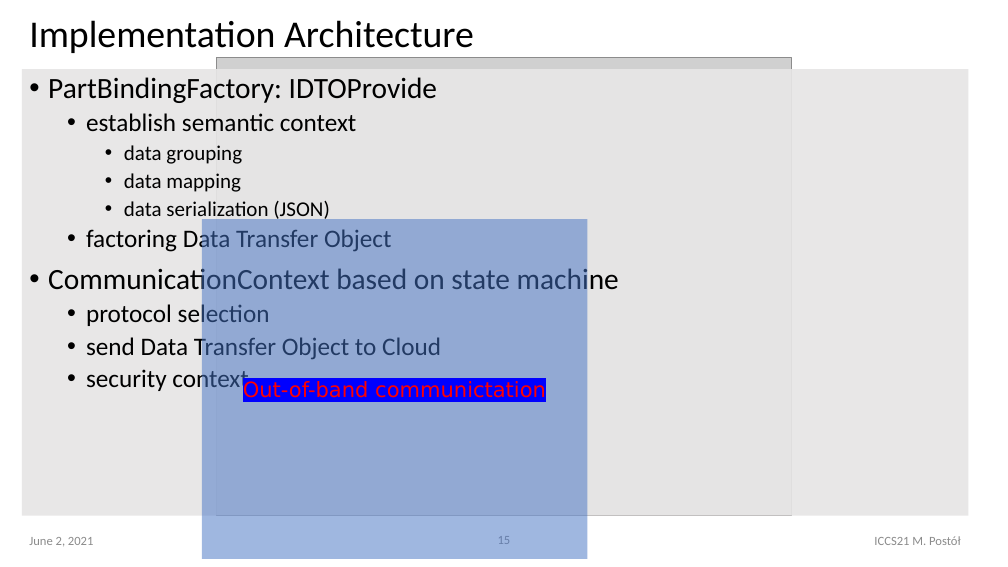
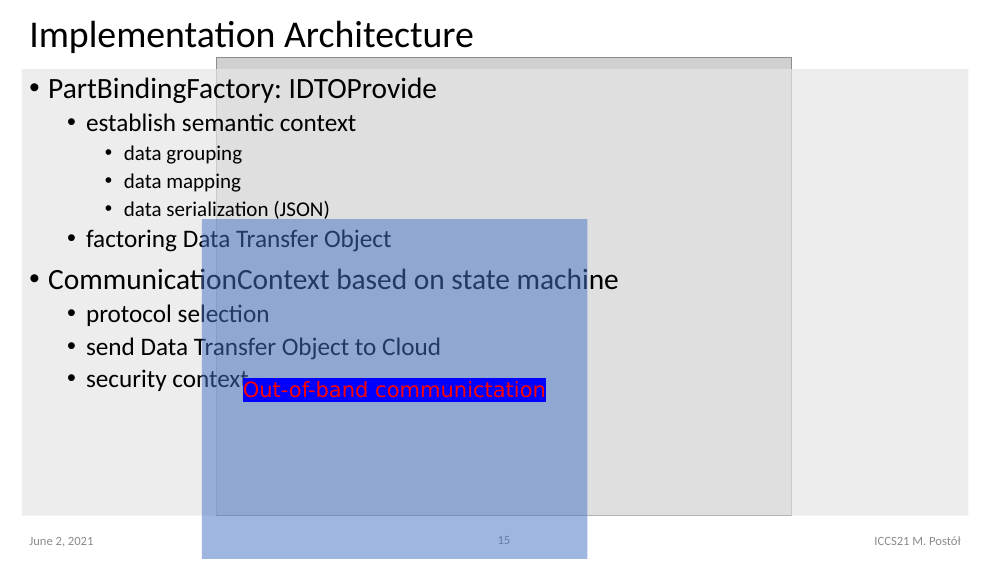
Before and after one commit to it-p-lodz-pl/OOI.Gateway2Azure.Aricle, a slide deck: slide 15 of ICCS21-Conference/OOI-CI-ICCS2021..pptx. Drawn at 1008x567 pixels with LibreOffice and Linux fonts; fonts in the diff are those of the drawing; grey boxes stand for pictures. Boxes give left, top, right and bottom in pixels: in the first picture for what was removed or moved away, otherwise in the second. Text is boxed around its words. In the diff, an @@ line names an element or a change of style, - is before the commit and + after.

```diff
--- a/ICCS21-Conference/OOI-CI-ICCS2021..pptx
+++ b/ICCS21-Conference/OOI-CI-ICCS2021..pptx
@@ text "PartBindingFactory: IDTOProvide" at [22, 70, 969, 516]: fill #E7E6E6 at 92% opacity to #E7E6E6 at 69% opacity @@
```
Also in this commit, not shown: 6 other slides changed.
